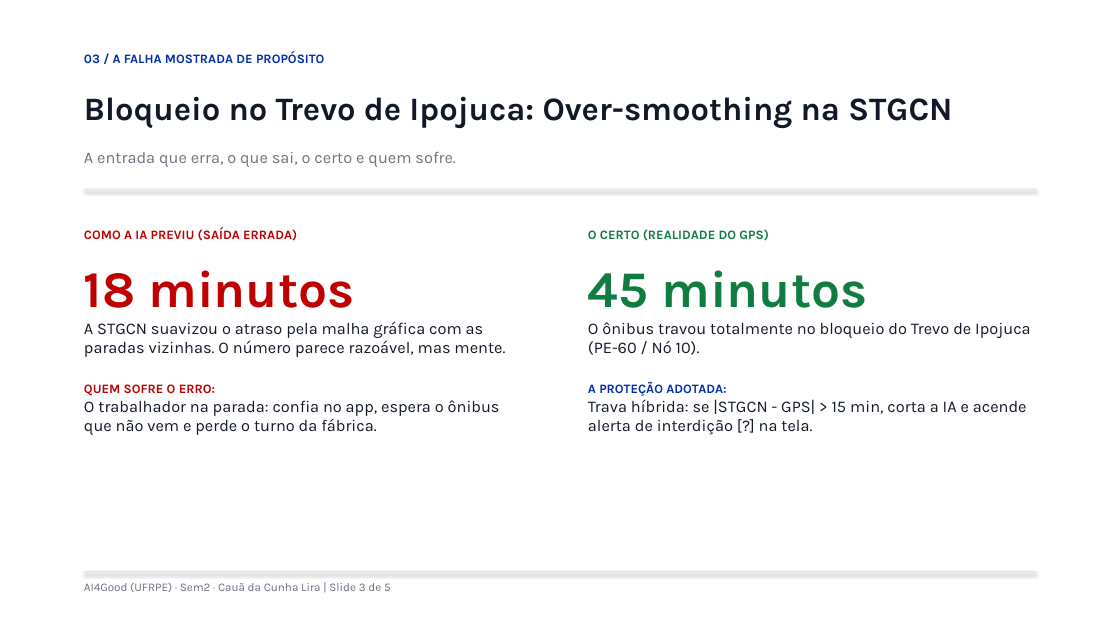
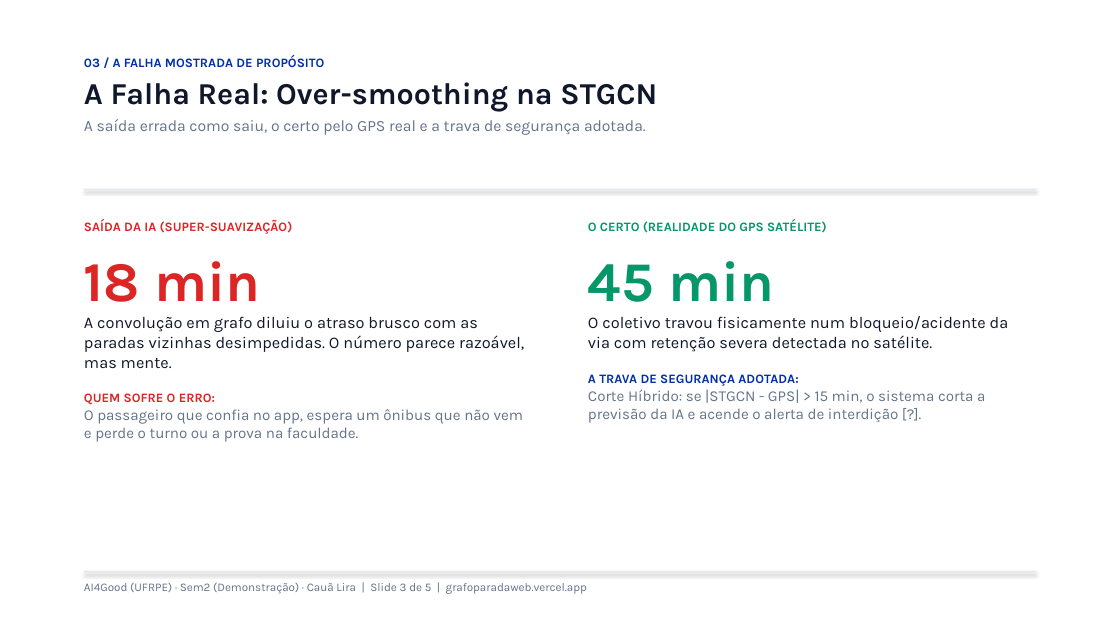
Before and after one commit to lira-labs/workspace, a slide deck: slide 3 of code/grafoparada_web/GrafoParada_Seminario2_CauaLira.pptx. Drawn at 1120x630 pixels with LibreOffice and Linux fonts; fonts in the diff are those of the drawing. Boxes give left, top, right and bottom in pixels: in the first picture for what was removed or moved away, otherwise in the second. Text is boxed around its words. In the diff, an @@ line names an element or a change of style, - is before the commit and + after.

Commit message:
feat(sem2): integrar 400 linhas reais GTFS CTM, eliminar foco em 199/178 e corrigir layout PPTX

```diff
--- a/code/grafoparada_web/GrafoParada_Seminario2_CauaLira.pptx
+++ b/code/grafoparada_web/GrafoParada_Seminario2_CauaLira.pptx
@@ text at bbox=[84, 55, 324, 67]: more space between paragraphs @@
@@ text at bbox=[84, 82, 657, 135]: paragraphs added @@
+A Falha Real: Over-smoothing na STGCN
+A saída errada como saiu, o certo pelo GPS real e a trava de segurança adotada.
@@ text removed at bbox=[84, 96, 952, 129] @@
-Bloqueio no Trevo de Ipojuca: Over-smoothing na STGCN
@@ text removed at bbox=[84, 152, 455, 167] @@
-A entrada que erra, o que sai, o certo e quem sofre.
@@ text at bbox=[84, 219, 524, 368]: text changed; text colour #111827 to #0F172A @@
-COMO A IA PREVIU (SAÍDA ERRADA)
-18 minutos
-A STGCN suavizou o atraso pela malha gráfica com as paradas vizinhas. O número parece razoável, mas mente.
+SAÍDA DA IA (SUPER-SUAVIZAÇÃO)
+18 min
+A convolução em grafo diluiu o atraso brusco com as paradas vizinhas desimpedidas. O número parece razoável, mas mente.
@@ text "SAÍDA DA IA (SUPER-SUAVIZAÇÃO)": place and size @@
-text "SAÍDA DA IA (SUPER-SUAVIZAÇÃO)" at bbox=[84, 227, 505, 435]
+text "SAÍDA DA IA (SUPER-SUAVIZAÇÃO)" at bbox=[84, 219, 524, 442]
@@ text at bbox=[588, 219, 1009, 423]: text changed; size 14 to 13 pt; text colour #111827 to #64748B @@
-O CERTO (REALIDADE DO GPS)
-45 minutos
-O ônibus travou totalmente no bloqueio do Trevo de Ipojuca (PE-60 / Nó 10).
-A PROTEÇÃO ADOTADA:
-Trava híbrida: se |STGCN - GPS| > 15 min, corta a IA e acende alerta de interdição [?] na tela.
+O CERTO (REALIDADE DO GPS SATÉLITE)
+45 min
+O coletivo travou fisicamente num bloqueio/acidente da via com retenção severa detectada no satélite.
+A TRAVA DE SEGURANÇA ADOTADA:
+Corte Híbrido: se |STGCN - GPS| > 15 min, o sistema corta a previsão da IA e acende o alerta de interdição [?].
@@ text at bbox=[84, 409, 524, 442]: text changed; size 14 to 13 pt; text colour #111827 to #64748B @@
-O trabalhador na parada: confia no app, espera o ônibus que não vem e perde o turno da fábrica.
+O passageiro que confia no app, espera um ônibus que não vem e perde o turno ou a prova na faculdade.
@@ text at bbox=[84, 393, 215, 405]: text colour #C00000 to #DC2626 in "QUEM SOFRE O ERRO:" @@
@@ text at bbox=[84, 583, 587, 594]: text changed; text colour #6B7280 to #64748B @@
-AI4Good (UFRPE) · Sem2 · Cauã da Cunha Lira | Slide 3 de 5
+AI4Good (UFRPE) · Sem2 (Demonstração) · Cauã Lira | Slide 3 de 5 | grafoparadaweb.vercel.app
```
Also in this commit, not shown: 4 other slides changed, 22 other files.
